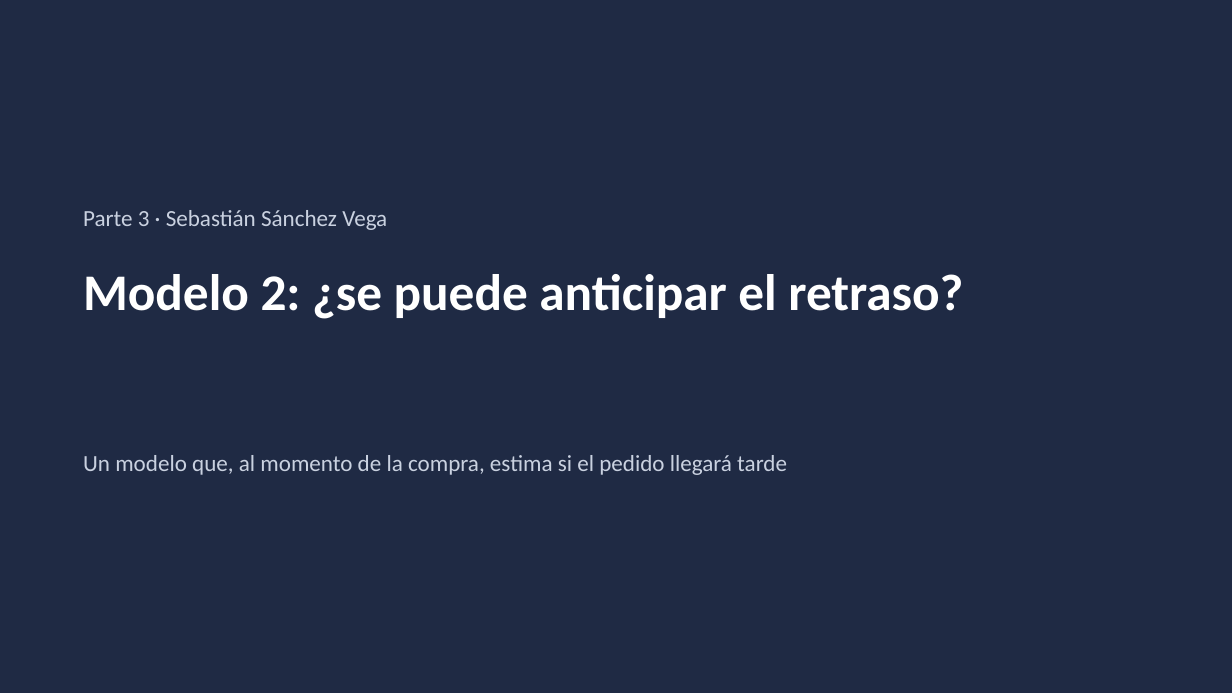
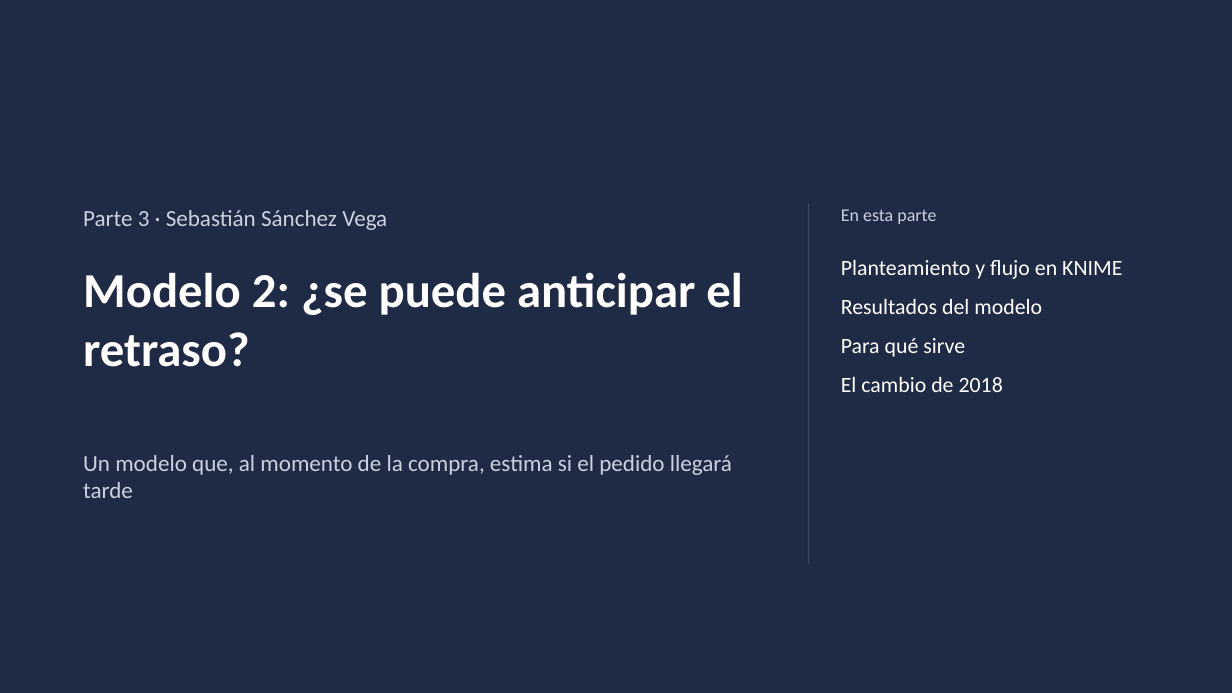
Before and after one commit to FerretoDev/mo0005-ecommerce-ml, a slide deck: slide 15 of presentacion/presentacion.pptx. Drawn at 1232x693 pixels with LibreOffice and Linux fonts; fonts in the diff are those of the drawing. Boxes give left, top, right and bottom in pixels: in the first picture for what was removed or moved away, otherwise in the second. Text is boxed around its words. In the diff, an @@ line names an element or a change of style, - is before the commit and + after.

```diff
--- a/presentacion/presentacion.pptx
+++ b/presentacion/presentacion.pptx
@@ line added from (809, 203) to (809, 564), #3A4766 1 pt @@
@@ text added at [841, 209, 936, 224], 14 pt, text #C9D1E0 @@
+En esta parte
@@ title "Modelo 2: ¿se puede anticipar ..." at [83, 272, 742, 367]: size 40 to 38 pt @@
@@ text added at [841, 260, 1122, 392], 17 pt, text #FFFFFF @@
+Planteamiento y flujo en KNIME
+Resultados del modelo
+Para qué sirve
+El cambio de 2018
@@ text "Un modelo que, al momento ..." rewrapped from [83, 455, 787, 475] to [83, 455, 732, 498] @@
```
Also in this commit, not shown: 19 other slides changed, 7 other files.
